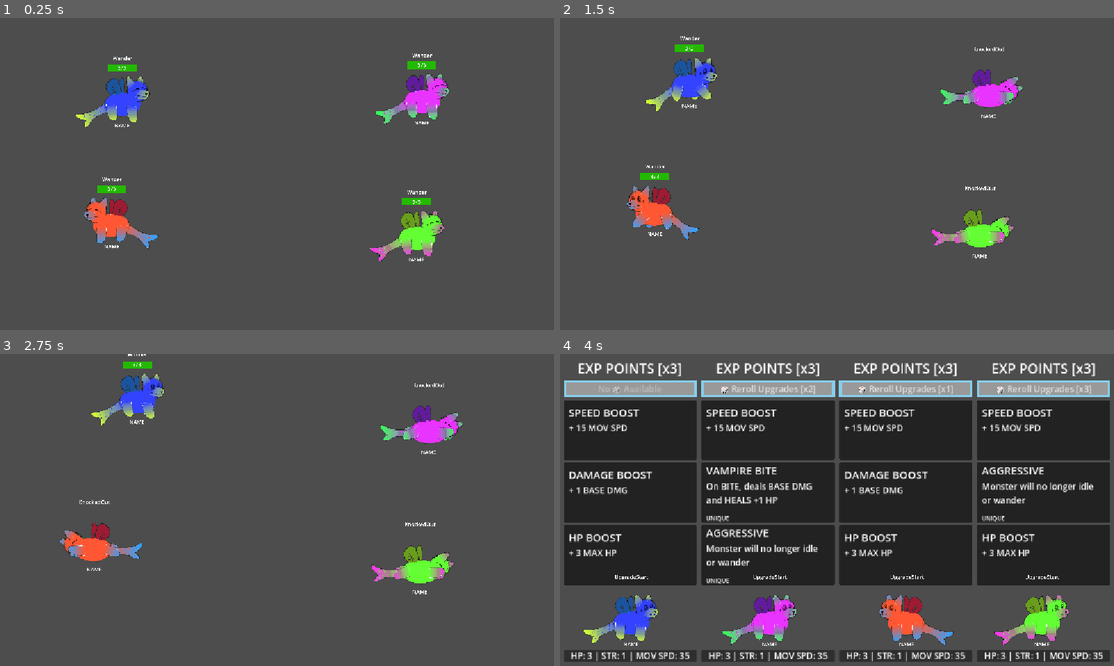
Above: before the commit, frames 1-4 (two rows, left to right).
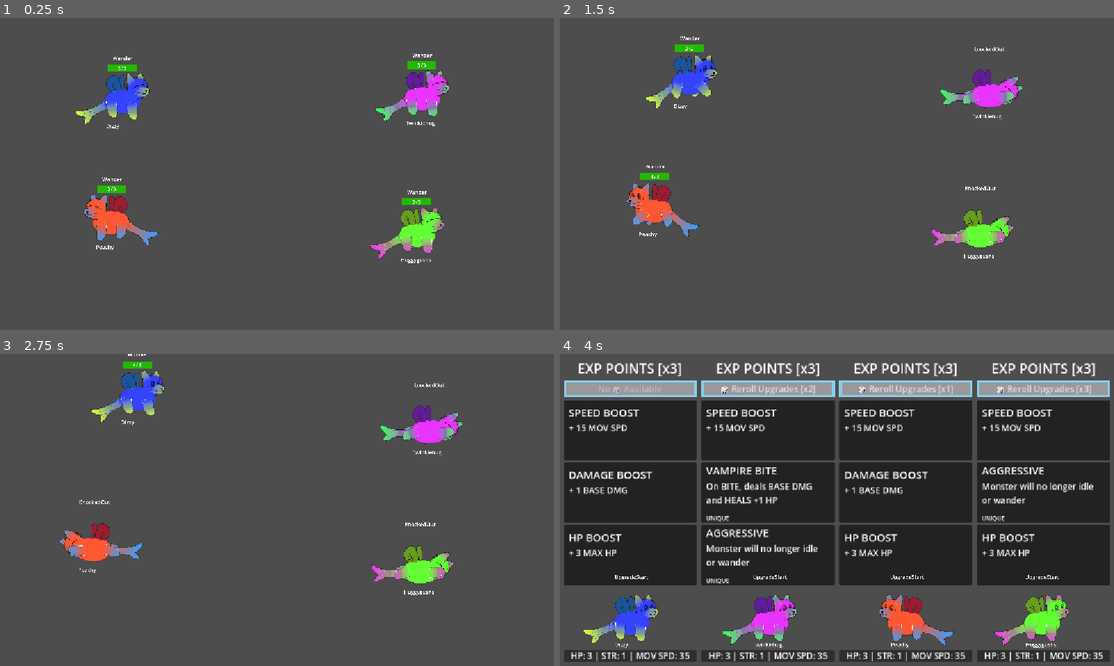
Above: after the commit, the same moments.

Repository: Galitie/tm2
Game: Godot game, scene res://test_scene.tscn
Two runs of this game, one before a commit and one after it. Both use one fixed random seed, a clock stepped at 60 frames per second and the inputs below.
Inputs (mouse positions are in pixels of both pictures, inside the frame that each line leads up to):
- Up to frame 1 (0.25 s): no input
- Up to frame 2 (1.5 s): tap Enter (ui_accept) at 0.5, 0.77 s; move the mouse to (958, 158) at 0.52 s; hold Up (ui_up) 0.53-1.28 s; click (958, 158) at 0.67 s; move the mouse to (726, 189) at 1.27 s; hold Down (ui_down) from 1.28 s (still down)
- Up to frame 3 (2.75 s): tap Enter (ui_accept) at 1.52 s; move the mouse to (332, 441) at 2.02 s; release Down (ui_down) at 2.03 s; hold Up (ui_up) from 2.03 s (still down)
- Up to frame 4 (4 s): move the mouse to (809, 572) at 2.77 s; click (809, 572) at 2.92 s; tap Enter (ui_accept) at 3.02, 3.77 s; move the mouse to (1003, 556) at 3.52 s; release Up (ui_up) at 3.53 s; hold Down (ui_down) from 3.53 s (still down)

The runs differ from the first frame. In frame 1, 2.7% of the frame differs, in the area x 13-82%, y 16-79%; in frame 2, 1.5%; in frame 3, 0.8%; in frame 4, 0.2%.

Commit message:
Small code cleanup

Diff:
--- a/UI/player_upgrade_panel.gd
+++ b/UI/player_upgrade_panel.gd
@@ -22,8 +22,8 @@
 	create_stylebox()
 
 
-func _physics_process(delta):
-	#prob want a better way to do this, like a
+func _physics_process(_delta):
+	#prob want a better way to do this
 	if player.upgrade_points > 0:
 		if current_user_position_in_button_array == 0:
 			reroll_button.add_theme_stylebox_override("normal", new_stylebox_normal)
--- a/main.gd
+++ b/main.gd
@@ -42,6 +42,9 @@
 
 
 func _ready():
+	if debug_mode:
+		for player in players:
+			player.monster.debug_mode = true
 	for player_index in players.size():
 		var player = players[player_index]
 		player.controller_port = player_index
@@ -200,20 +203,3 @@
 
 func clear_knocked_out_monsters():
 	current_knocked_out_monsters.clear()
-
-
-func generate_random_name():
-	var name_parts = []
-	var title_start_list = ["Sir", "Madam", "Lord", "My Lady", "Baron", "Baroness", "Count", "Countess", "Duke", "Princess", "Duchess", "Emperor", "Empress", "King", "Queen", "Prince", "Dark Lord", "Archduke", "High Priest", "Commander", "Captain", "Major", "General", "Colonel", "Admiral", "Professor", "Dr.", "Reverend", "The Honorable", "Your Grace", "Warden", "Inquisitor", "Chancellor", "Vizier", "Grandmaster", "Sovereign", "Archmage", "Mystic", "The Unyielding", "Lil'", "The Gentle", "The Great"]
-	var end_name_suffixes = ["Jr.", "Sr.", "II", "III", "Esq.", "PhD", "The Undying", "The Maw", "The Forsaken", "The Cute", "The Unbearable", "The Cruel", "The Worn", "The Loved", "The Joyful", "The Kind", "The Stinky", "The Opulent", "The Grim", "The Cursed", "The Faded", "The Burdened", "The Adorable", "The Weird", "The Beefy", "The Elderly", "The Bloodthirsty"]
-	var first_name_prefixes = ["Snuggle", "Fluffy", "Bunny", "Cuddle", "Muffin", "Puffy", "Doodle", "Wiggly", "Tootsie", "Chubby", "Fuzzy", "Wubby", "Jiggly", "Nibbles", "Boop", "Pookie", "Winky", "Bubbles", "Sprinkle", "Taffy", "Wobble", "Twirly", "Giggly", "Zippy", "Blinky", "Snoot", "Scooty", "Tater", "Tinky", "Tippy", "Mochi", "Mopsy", "Coco", "Tuggy", "Wubby", "Twinkle", "Squee", "Dizzy", "Blinky", "Nibby", "Smoosh", "Pip", "Huggy", "Binky", "Rolo", "Peachy", "Baba", "Boopsy", "Sniffy", "Derek", "Bruce", "Dan", "Tim", "Dennis", "Tushy", "Daddy", "Fabio", "Nippy", "Weenie", "Nubby", "Nub"]
-	var last_name_suffixes = ["wump", "wuff", "kins", "poo", "buns", "muff", "wubby", "wuzzy", "boo", "bean", "puff", "snug", "wiggles", "socks", "nugget", "bop", "tush", "sniff", "chub", "nubs", "flop", "snick", "pookie", "bloop", "giggles", "lumps", "floops", "tickles", "munch", "lolly", "hug", "nuzzle", "tots", "zoo", "binky", "sweetie", "nib", "toes", "twix", "peeps", "bubbles", "piddles", "gushs", "wubs", "sprig", "doodles", "noms", "bits", "squeaks", "mon", "nips", "butts", "cheeks", "frog"]
-	if randi() % 4 == 0:
-		name_parts.append(title_start_list[randi() % title_start_list.size()])
-	var name = first_name_prefixes[randi() % first_name_prefixes.size()]
-	if randi() % 2 == 0:
-		name += last_name_suffixes[randi() % last_name_suffixes.size()]
-	name_parts.append(name)
-	if randi() % 4 == 0:
-		name_parts.append(end_name_suffixes[randi() % end_name_suffixes.size()])
-	print(" ".join(name_parts))
--- a/monster.gd
+++ b/monster.gd
@@ -24,7 +24,7 @@
 @onready var low_health_fill_style := load("uid://dlwdv81v5y0h7") as StyleBox
 @onready var animation_player = $AnimationPlayer
 @onready var animation_player_damage = $AnimationPlayer_Damage
-@export var debug_mode : bool
+var debug_mode : bool
 
 # attacks have stats: speed, mp amount, base damage, size, distance, pierce
 
@@ -38,7 +38,7 @@
 	hp_bar.max_value = max_hp
 	hp_bar.value = max_hp
 	$MonsterContainer/Parts.material.set_shader_parameter("hue_shift", hue_shift)
-
+	generate_random_name()
 
 
 func _physics_process(_delta):
@@ -94,3 +94,20 @@
 func update_slot(current_slot_id : String, replacement_slot_id : String):
 	state_machine.state_choices.erase(current_slot_id)
 	state_machine.state_choices.append(replacement_slot_id)
+
+
+func generate_random_name():
+	var name_parts = []
+	var title_start_list = ["Sir", "Madam", "Lord", "My Lady", "Baron", "Baroness", "Count", "Countess", "Duke", "Princess", "Duchess", "Emperor", "Empress", "King", "Queen", "Prince", "Dark Lord", "Archduke", "High Priest", "Commander", "Captain", "Major", "General", "Colonel", "Admiral", "Professor", "Dr.", "Reverend", "The Honorable", "Your Grace", "Warden", "Inquisitor", "Chancellor", "Vizier", "Grandmaster", "Sovereign", "Archmage", "Mystic", "The Unyielding", "Lil'", "The Gentle", "The Great"]
+	var end_name_suffixes = ["Jr.", "Sr.", "II", "III", "Esq.", "PhD", "The Undying", "The Maw", "The Forsaken", "The Cute", "The Unbearable", "The Cruel", "The Worn", "The Loved", "The Joyful", "The Kind", "The Stinky", "The Opulent", "The Grim", "The Cursed", "The Faded", "The Burdened", "The Adorable", "The Weird", "The Beefy", "The Elderly", "The Bloodthirsty"]
+	var first_name_prefixes = ["Snuggle", "Fluffy", "Bunny", "Cuddle", "Muffin", "Puffy", "Doodle", "Wiggly", "Tootsie", "Chubby", "Fuzzy", "Wubby", "Jiggly", "Nibbles", "Boop", "Pookie", "Winky", "Bubbles", "Sprinkle", "Taffy", "Wobble", "Twirly", "Giggly", "Zippy", "Blinky", "Snoot", "Scooty", "Tater", "Tinky", "Tippy", "Mochi", "Mopsy", "Coco", "Tuggy", "Wubby", "Twinkle", "Squee", "Dizzy", "Blinky", "Nibby", "Smoosh", "Pip", "Huggy", "Binky", "Rolo", "Peachy", "Baba", "Boopsy", "Sniffy", "Derek", "Bruce", "Dan", "Tim", "Dennis", "Tushy", "Daddy", "Fabio", "Nippy", "Weenie", "Nubby", "Nub"]
+	var last_name_suffixes = ["wump", "wuff", "kins", "poo", "buns", "muff", "wubby", "wuzzy", "boo", "bean", "puff", "snug", "wiggles", "socks", "nugget", "bop", "tush", "sniff", "chub", "nubs", "flop", "snick", "pookie", "bloop", "giggles", "lumps", "floops", "tickles", "munch", "lolly", "hug", "nuzzle", "tots", "zoo", "binky", "sweetie", "nib", "toes", "twix", "peeps", "bubbles", "piddles", "gushs", "wubs", "sprig", "doodles", "noms", "bits", "squeaks", "mon", "nips", "butts", "cheeks", "frog"]
+	if randi() % 4 == 0:
+		name_parts.append(title_start_list[randi() % title_start_list.size()])
+	var first_name = first_name_prefixes[randi() % first_name_prefixes.size()]
+	if randi() % 2 == 0:
+		first_name += last_name_suffixes[randi() % last_name_suffixes.size()]
+	name_parts.append(first_name)
+	if randi() % 4 == 0:
+		name_parts.append(end_name_suffixes[randi() % end_name_suffixes.size()])
+	$Name.text = (" ".join(name_parts))
--- a/monster.tscn
+++ b/monster.tscn
@@ -2106,8 +2106,7 @@
 [node name="BodyHorizontal" type="Sprite2D" parent="MonsterContainer/Parts"]
 z_index = 1
 use_parent_material = true
-position = Vector2(0, 21)
-rotation = 0.0488692
+rotation = 0.0486036
 texture = ExtResource("1_23gn5")
 
 [node name="Wings" type="Node2D" parent="MonsterContainer/Parts/BodyHorizontal"]
@@ -2134,7 +2133,6 @@
 [node name="Head" type="Node2D" parent="MonsterContainer/Parts/BodyHorizontal"]
 use_parent_material = true
 position = Vector2(76, -44)
-rotation = -0.0890118
 
 [node name="Round" type="Sprite2D" parent="MonsterContainer/Parts/BodyHorizontal/Head"]
 use_parent_material = true
@@ -2268,7 +2266,7 @@
 [node name="Tail" type="Node2D" parent="MonsterContainer/Parts/BodyHorizontal"]
 z_index = -1
 use_parent_material = true
-position = Vector2(-72.11, -17.19)
+position = Vector2(-98, -2)
 
 [node name="Tail_Mermaid" type="Sprite2D" parent="MonsterContainer/Parts/BodyHorizontal/Tail"]
 use_parent_material = true
@@ -2414,14 +2412,13 @@
 text = "0"
 
 [node name="Name" type="Label" parent="."]
-offset_left = -52.0
-offset_top = 144.0
-offset_right = 53.0
-offset_bottom = 194.0
+offset_left = -109.0
+offset_top = 146.0
+offset_right = -4.0
+offset_bottom = 196.0
 theme = ExtResource("25_s0vvg")
 theme_override_font_sizes/font_size = 36
 text = "NAME"
-horizontal_alignment = 1
 
 [node name="CurrentState" type="Label" parent="."]
 offset_left = -135.0
--- a/test_scene.tscn
+++ b/test_scene.tscn
@@ -44,7 +44,6 @@
 scale = Vector2(0.3, 0.3)
 hue_shift = -0.376
 player = NodePath("..")
-debug_mode = true
 
 [node name="UpgradePos" type="Node2D" parent="Player1"]
 position = Vector2(149, 550)
@@ -63,7 +62,6 @@
 scale = Vector2(0.3, 0.3)
 hue_shift = 0.786
 player = NodePath("..")
-debug_mode = true
 
 [node name="UpgradePos" type="Node2D" parent="Player2"]
 position = Vector2(436, 550)
@@ -81,7 +79,6 @@
 position = Vector2(251, 439)
 scale = Vector2(0.3, 0.3)
 player = NodePath("..")
-debug_mode = true
 
 [node name="UpgradePos" type="Node2D" parent="Player3"]
 position = Vector2(720, 550)
@@ -100,7 +97,6 @@
 scale = Vector2(0.3, 0.3)
 hue_shift = -0.735
 player = NodePath("..")
-debug_mode = true
 
 [node name="UpgradePos" type="Node2D" parent="Player4"]
 position = Vector2(1000, 550)
